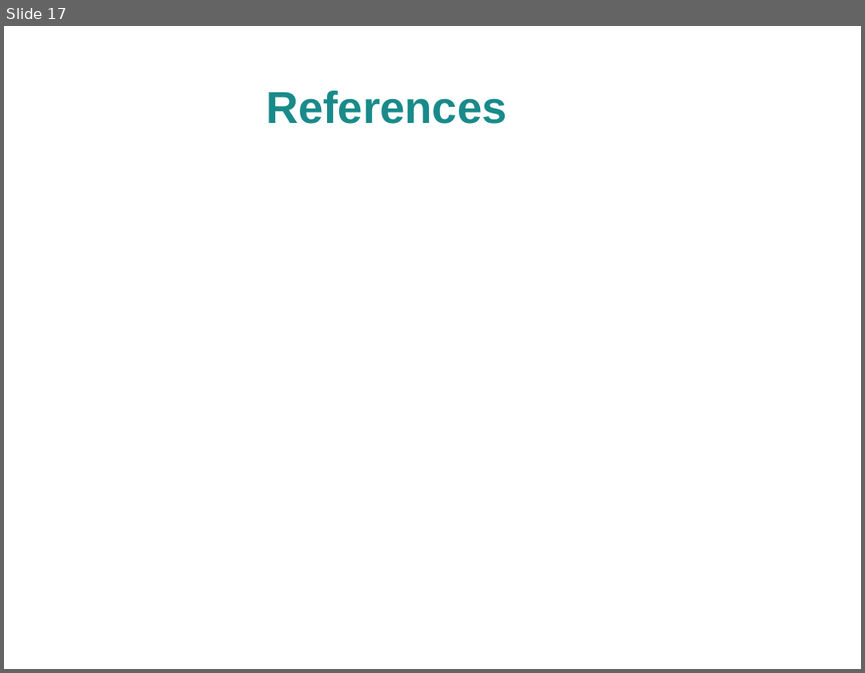
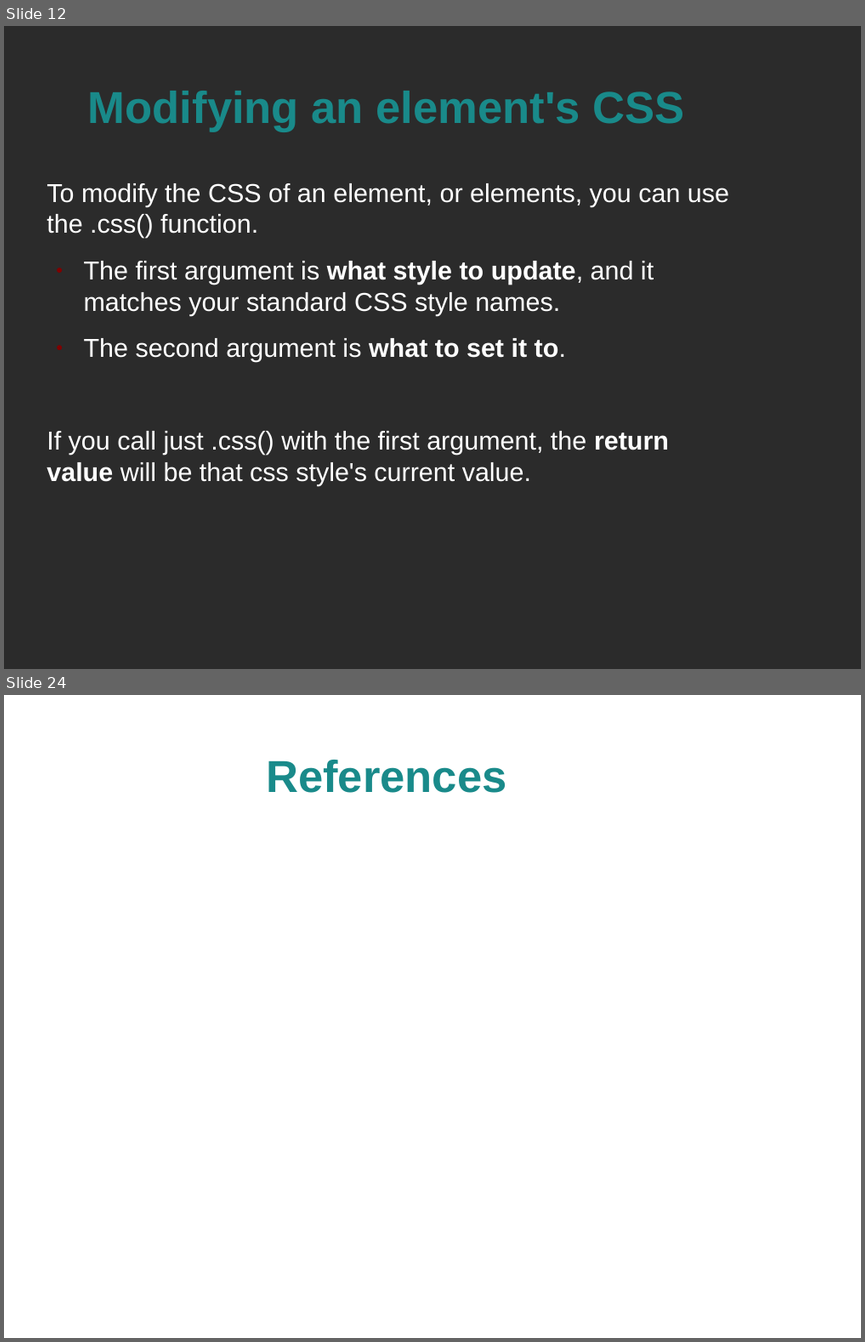
Before and after one commit to spellbindguy/Web-Development, a slide deck: Lectures/07 JavaScript/jQuery.odp. Shown one above the other, each under a label of ours: slide 17 before the commit, slides 12 and 24 after it; the slides between them are not shown. The pictures are 865x673 and 865x1342 pixels, drawn with LibreOffice and Linux fonts; fonts in the diff are those of the drawing; background and template pictures are left out; a plain dark background stands for a picture behind light text. Boxes give left, top, right and bottom in pixels: in the first picture for what was removed or moved away, otherwise in the second. Text is boxed around its words. In the diff, an @@ line names an element or a change of style, - is before the commit and + after.

```diff
--- a/Lectures/07 JavaScript/jQuery.odp
+++ b/Lectures/07 JavaScript/jQuery.odp
@@ slide 12 added at box(4, 26, 861, 669), background picture (left out) @@
@@ title added at box(88, 91, 684, 132), 41.4 pt, text #198A8A, bold @@
+Modifying an element's CSS
@@ text added at box(46, 183, 729, 486), 24 pt, text #FFFFFF @@
+To modify the CSS of an element, or elements, you can use the .css() function.
+● The first argument is what style to update, and it matches your standard CSS style names.
+● The second argument is what to set it to.
+If you call just .css() with the first argument, the return value will be that css style's current value.
@@ what was slide 17 is now slide 24 @@
```
Also in this commit, not shown: 7 slides changed, 6 other slides added, 1 other file.
